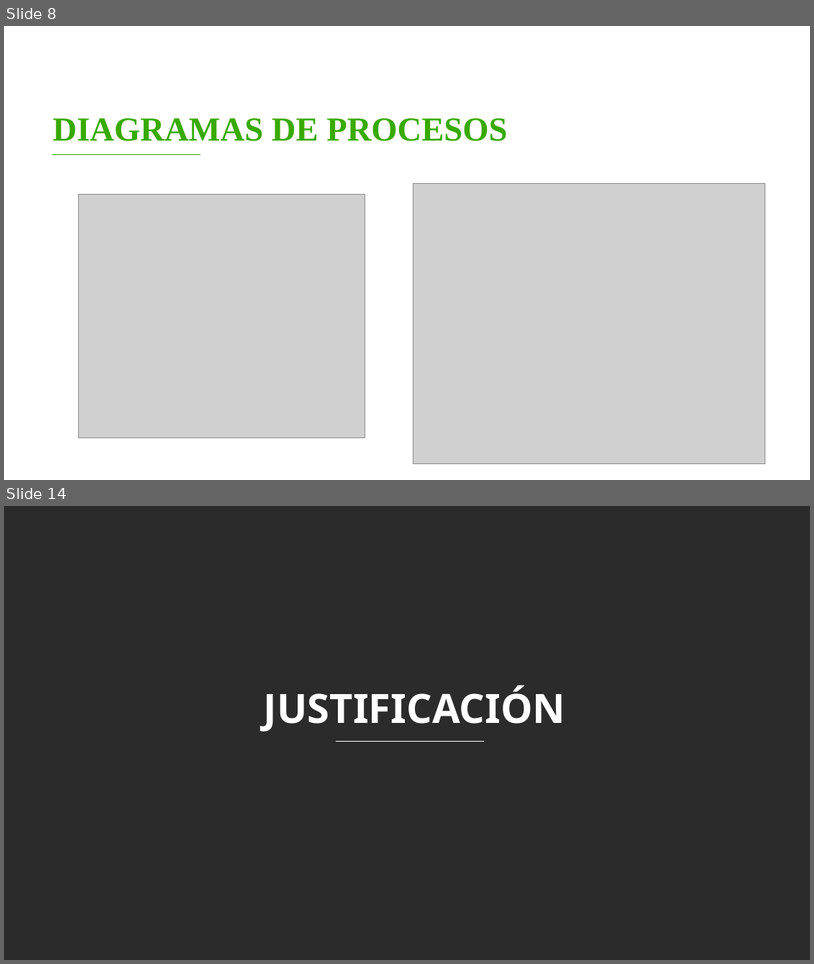
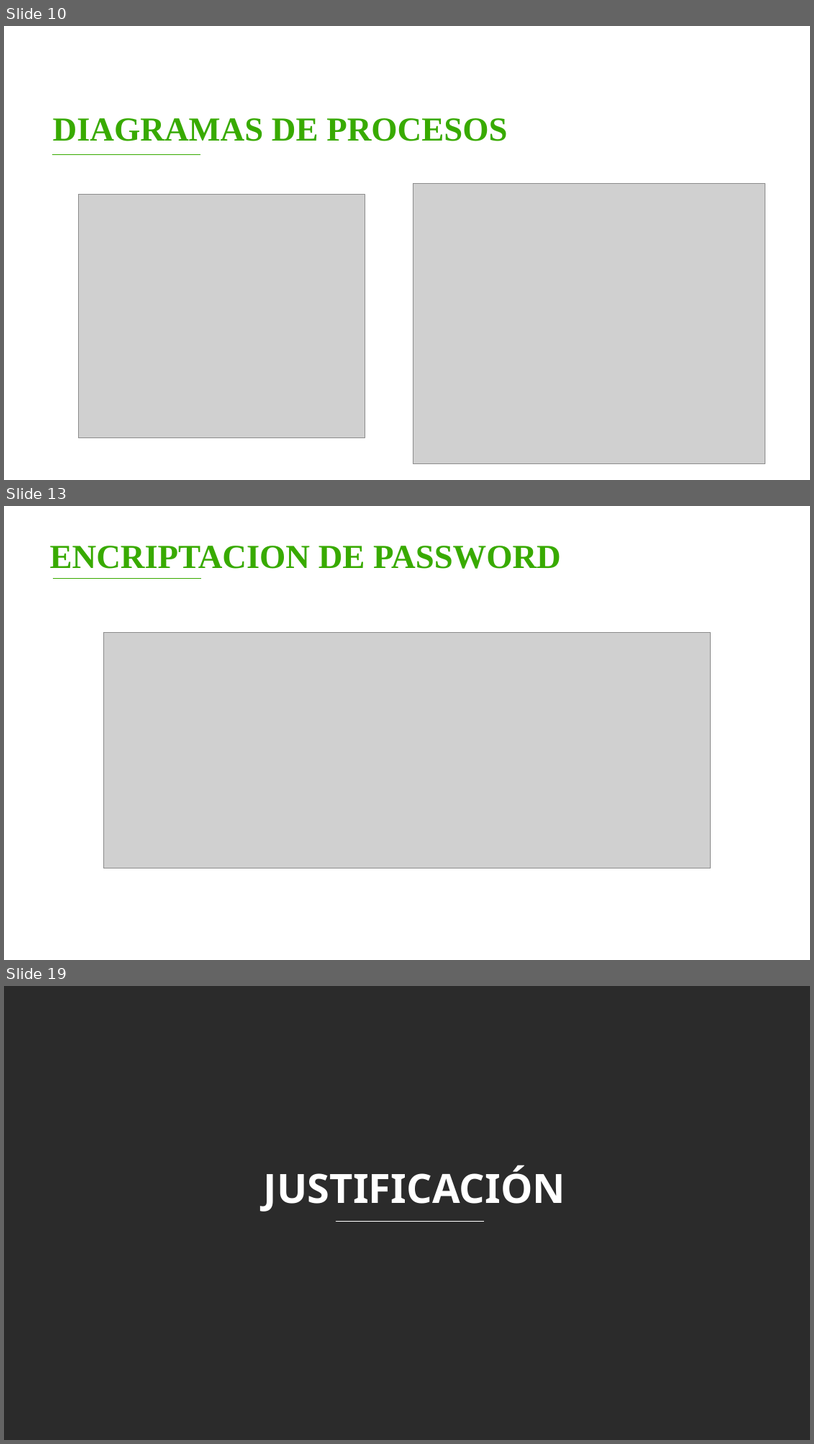
Before and after one commit to FidelSmoke/Practicas, a slide deck: DOCUMENTACION DE MASTER BARBER/ENTREGABLES 3/Entregables Proyecto B.pptx. Shown one above the other, each under a label of ours: slides 8 and 14 before the commit, slides 10, 13 and 19 after it; the slides between them are not shown. The pictures are 814x964 and 814x1444 pixels, drawn with LibreOffice and Linux fonts; fonts in the diff are those of the drawing; grey boxes stand for pictures; background and template pictures are left out; a plain dark background stands for a picture behind light text. Boxes give left, top, right and bottom in pixels: in the first picture for what was removed or moved away, otherwise in the second. Text is boxed around its words. In the diff, an @@ line names an element or a change of style, - is before the commit and + after.

```diff
--- a/DOCUMENTACION DE MASTER BARBER/ENTREGABLES 3/Entregables Proyecto B.pptx
+++ b/DOCUMENTACION DE MASTER BARBER/ENTREGABLES 3/Entregables Proyecto B.pptx
@@ slide 13 added at box(4, 506, 810, 960), background picture (left out) @@
@@ text added at box(50, 546, 561, 569), 40 pt, text #38AA00, bold @@
+ENCRIPTACION DE PASSWORD
@@ line added from (53, 579) to (202, 579), #38AA00 1 pt @@
@@ picture added at box(104, 633, 711, 868) @@
@@ what was slide 8 is now slide 10 @@
@@ what was slide 14 is now slide 19 @@
```
Also in this commit, not shown: 1 slide changed, 8 other slides added, 4 slides removed.
